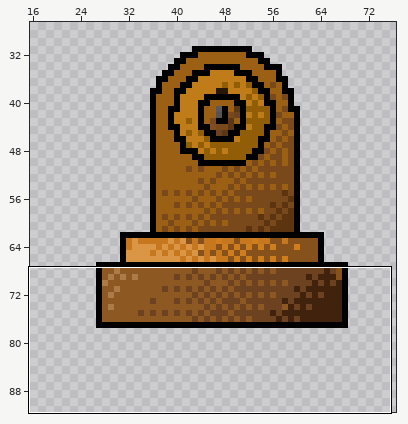
Sprite sheet: phaser3_wed_project/assets/100x100_body.png. Above: a wide view before the commit, with the close-up outlined.
Close-up. The starting point:
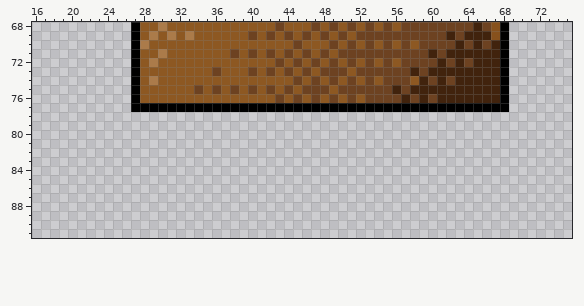
The file is 100x100 pixels. Colours within 5 levels of each other are drawn and written as one. Shown: x 16..75, y 68..91. The wide view leaves out empty margins.
New version:
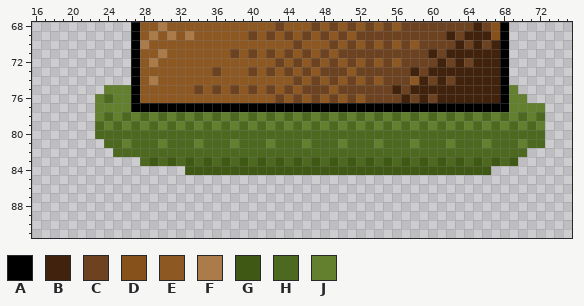
Palette (. is transparent): A #000000  B #41230d  C #6d4221  D #87511c  E #8d5822  F #ab7b4a  G #3f5813  H #4d681f  J #62802d
Commit message: canon body shadow
Changes in this commit:
The edit adds colour G in row 83 at x 29, 31, 33, 35, 37, 39, 41, 43, 45, 47, 49, 51, 53, 55, 57, 59, 61, 63, 65, 67 and 69; in row 84 at x 33 to 66.
The edit adds colour H in row 76 at x 24; in row 78 at x 24, 26, 28, 30, 32, 34, 36, 38, 40, 42, 44, 46, 48, 50, 52, 54, 56, 58, 60, 62, 64, 66, 68, 70 and 72; in row 79 at x 23, 25, 27, 29, 31, 33, 35, 37, 39, 41, 43, 45, 47, 49, 51, 53, 55, 57, 59, 61, 63, 65, 67, 69 and 71; in row 80 at x 23 to 72; in row 81 at x 24 to 25, 27 to 29, 31 to 33, 35 to 37, 39 to 41, 43 to 45, 47 to 49, 51 to 53, 55 to 57, 59 to 61, 63 to 65, 67 to 69 and 71 to 72; in row 82 at x 25 to 70.
The edit adds colour H in row 83 at x 28, 30, 32, 34, 36, 38, 40, 42, 44, 46, 48, 50, 52, 54, 56, 58, 60, 62, 64, 66 and 68.
The edit adds colour J in row 75 at x 24 to 26 and 69; in row 76 at x 23, 25 to 26 and 69 to 70; in row 77 at x 23 to 26 and 69 to 72; in row 78 at x 23, 25, 27, 29, 31, 33, 35, 37, 39, 41, 43, 45, 47, 49, 51, 53, 55, 57, 59, 61, 63, 65, 67, 69 and 71; in row 79 at x 24, 26, 28, 30, 32, 34, 36, 38, 40, 42, 44, 46, 48, 50, 52, 54, 56, 58, 60, 62, 64, 66, 68, 70 and 72; in row 81 at x 26, 30, 34, 38, 42, 46, 50, 54, 58, 62, 66 and 70.
Where, in picture pixels (left, top, right, bottom), the same in both close-ups:
added: (95, 85, 545, 175)
